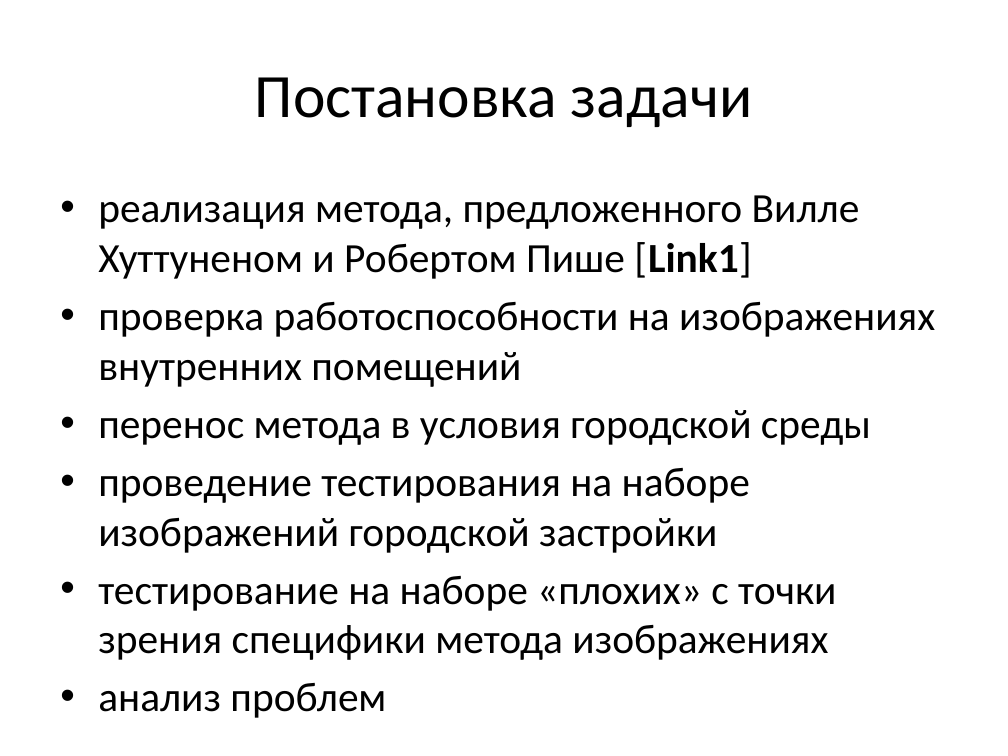
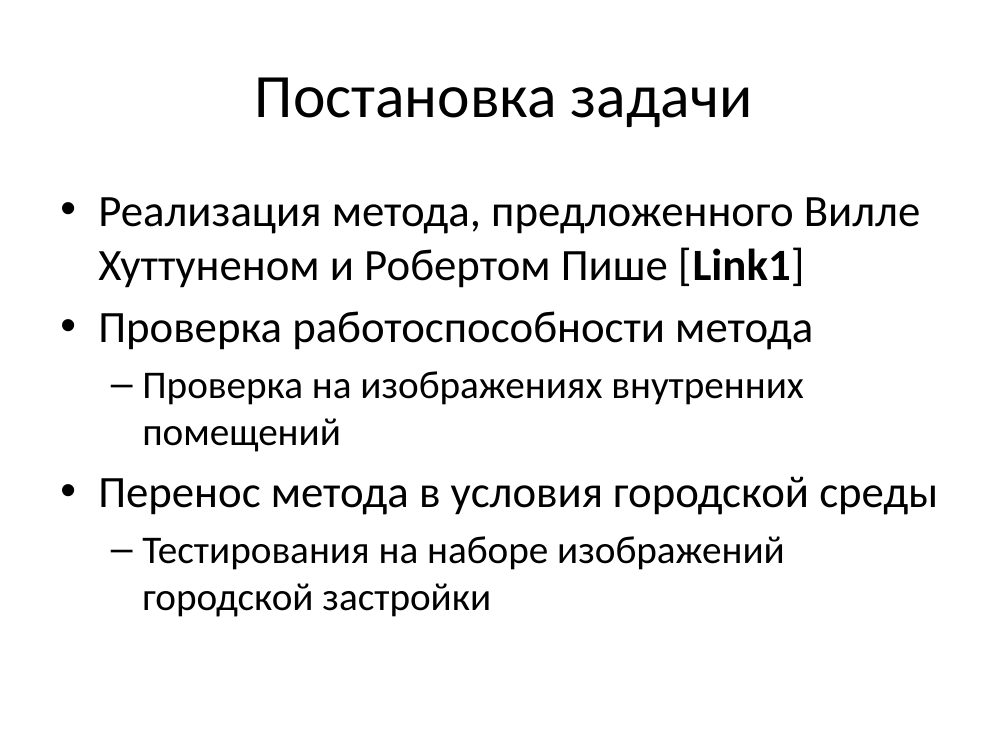
Before and after one commit to pkuderov/gyrocam, a slide deck: slide 7 of presentation.pptx (slide 3 before the commit). Drawn at 1008x756 pixels with LibreOffice and Linux fonts; fonts in the diff are those of the drawing. Boxes give left, top, right and bottom in pixels: in the first picture for what was removed or moved away, otherwise in the second. Text is boxed around its words. In the diff, an @@ line names an element or a change of style, - is before the commit and + after.

```diff
--- a/presentation.pptx
+++ b/presentation.pptx
@@ text at (x1=98, y1=197, x2=938, y2=617): text changed; size 29.6 to 32 pt @@
-• реализация метода, предложенного Вилле Хуттуненом и Робертом Пише [Link1]
-• проверка работоспособности на изображениях внутренних помещений
-• перенос метода в условия городской среды
-• проведение тестирования на наборе изображений городской застройки
-• тестирование на наборе «плохих» с точки зрения специфики метода изображениях
-• анализ проблем
+• Реализация метода, предложенного Вилле Хуттуненом и Робертом Пише [Link1]
+• Проверка работоспособности метода
+  – Проверка на изображениях внутренних помещений
+• Перенос метода в условия городской среды
+  – Тестирования на наборе изображений городской застройки
```
Also in this commit, not shown: 7 other slides changed, 5 slides added, 5 slides removed, 3 other files.
